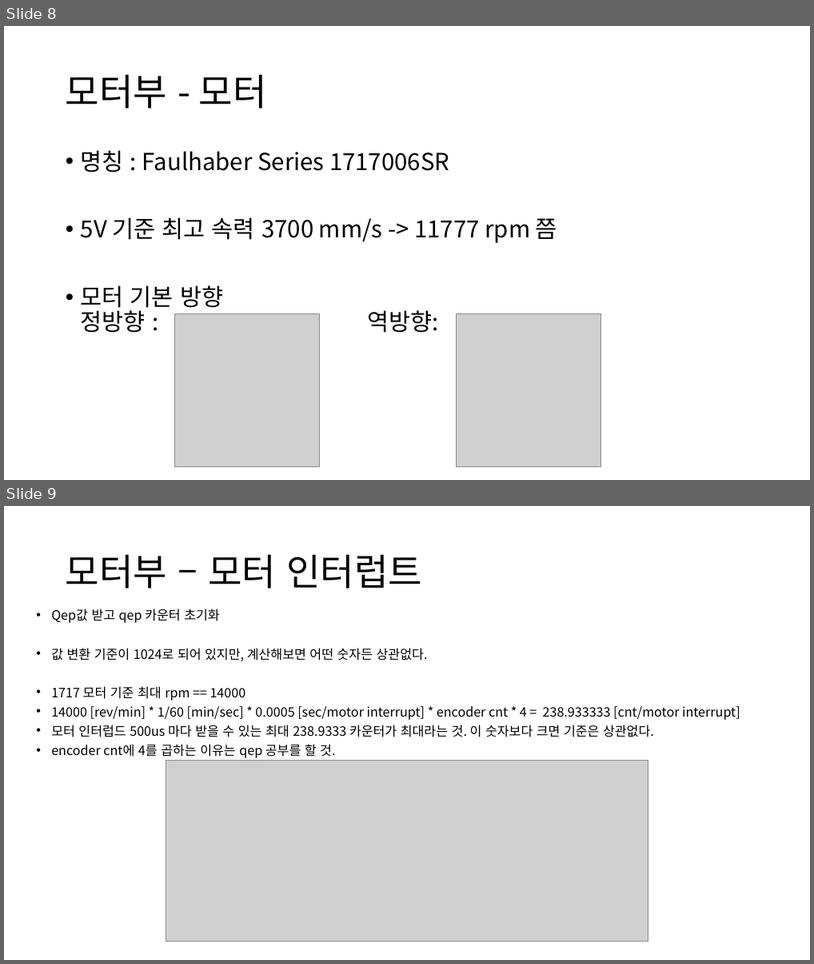
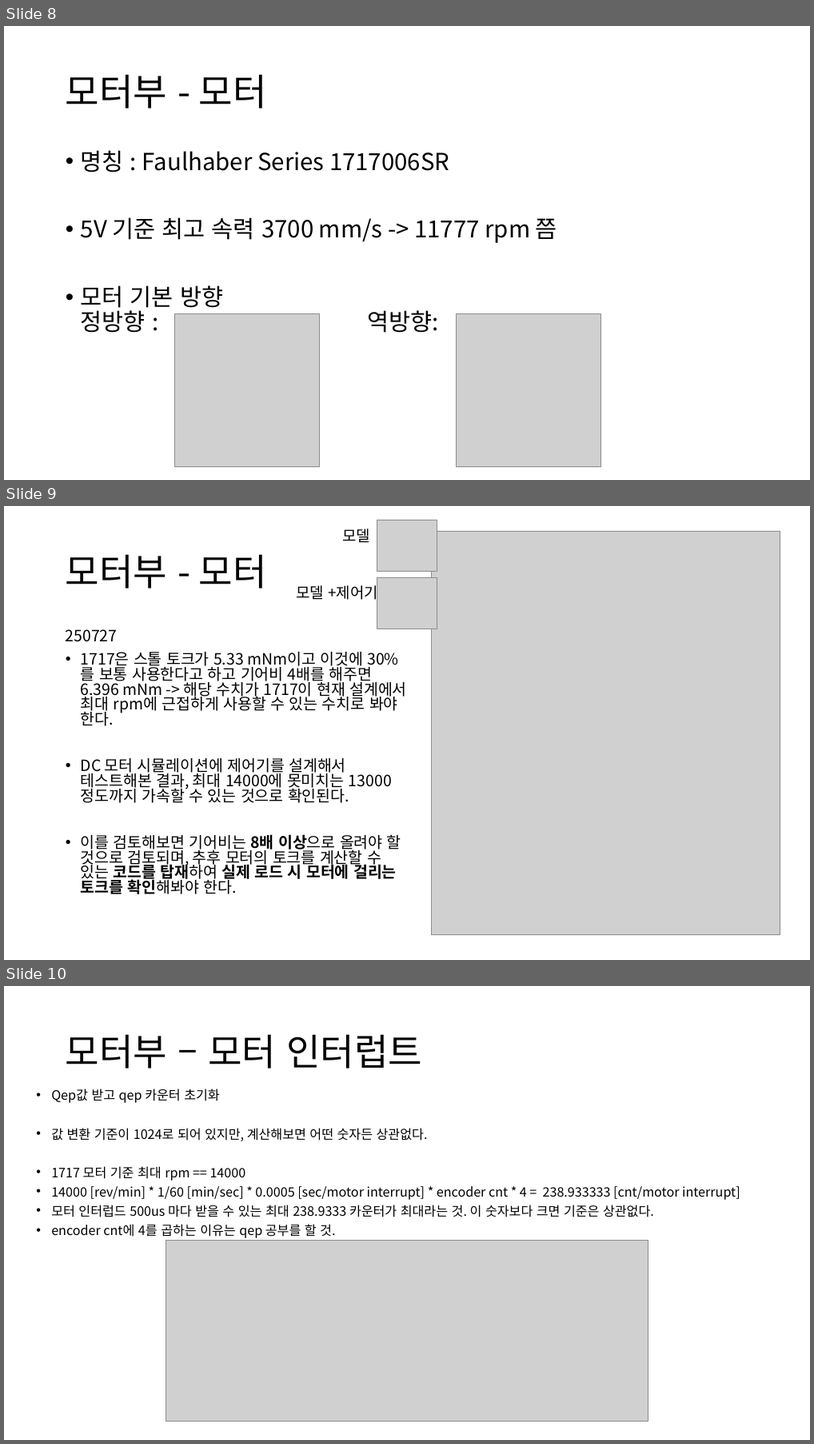
Before and after one commit to nodang/micromouse_hara, a slide deck: hara_instruction.pptx. Shown one above the other, each under a label of ours: slides 8 and 9 before the commit, slides 8, 9 and 10 after it. The pictures are 814x964 and 814x1444 pixels, drawn with LibreOffice and Linux fonts; fonts in the diff are those of the drawing; grey boxes stand for pictures. Boxes give left, top, right and bottom in pixels: in the first picture for what was removed or moved away, otherwise in the second. Text is boxed around its words. In the diff, an @@ line names an element or a change of style, - is before the commit and + after.

```diff
--- a/hara_instruction.pptx
+++ b/hara_instruction.pptx
@@ slide 9 added at (4,506,810,960), background #FFFFFF @@
@@ text added at (343,528,371,543), 18 pt, text #000000 @@
+모델
@@ picture added at (378,520,438,571) @@
@@ picture added at (432,531,781,934) @@
@@ title added at (66,554,267,588), 44 pt, text #000000 @@
+모터부 - 모터
@@ picture added at (378,577,438,628) @@
@@ text added at (296,582,378,602), 18 pt, text #000000 @@
+모델 +제어기
@@ text added at (66,629,406,894), 18.5 pt, text #000000 @@
+250727
+• 1717은 스톨 토크가 5.33 mNm이고 이것에 30%를 보통 사용한다고 하고 기어비 4배를 해주면 6.396 mNm -> 해당 수치가 1717이 현재 설계에서 최대 rpm에 근접하게 사용할 수 있는 수치로 봐야 한다.
+• DC 모터 시뮬레이션에 제어기를 설계해서 테스트해본 결과, 최대 14000에 못미치는 13000정도까지 가속할 수 있는 것으로 확인된다.
+• 이를 검토해보면 기어비는 8배 이상으로 올려야 할 것으로 검토되며, 추후 모터의 토크를 계산할 수 있는 코드를 탑재하여 실제 로드 시 모터에 걸리는 토크를 확인해봐야 한다.
@@ what was slide 9 is now slide 10 @@
```
Also in this commit, not shown: 1 slide changed, 2 other slides added.
